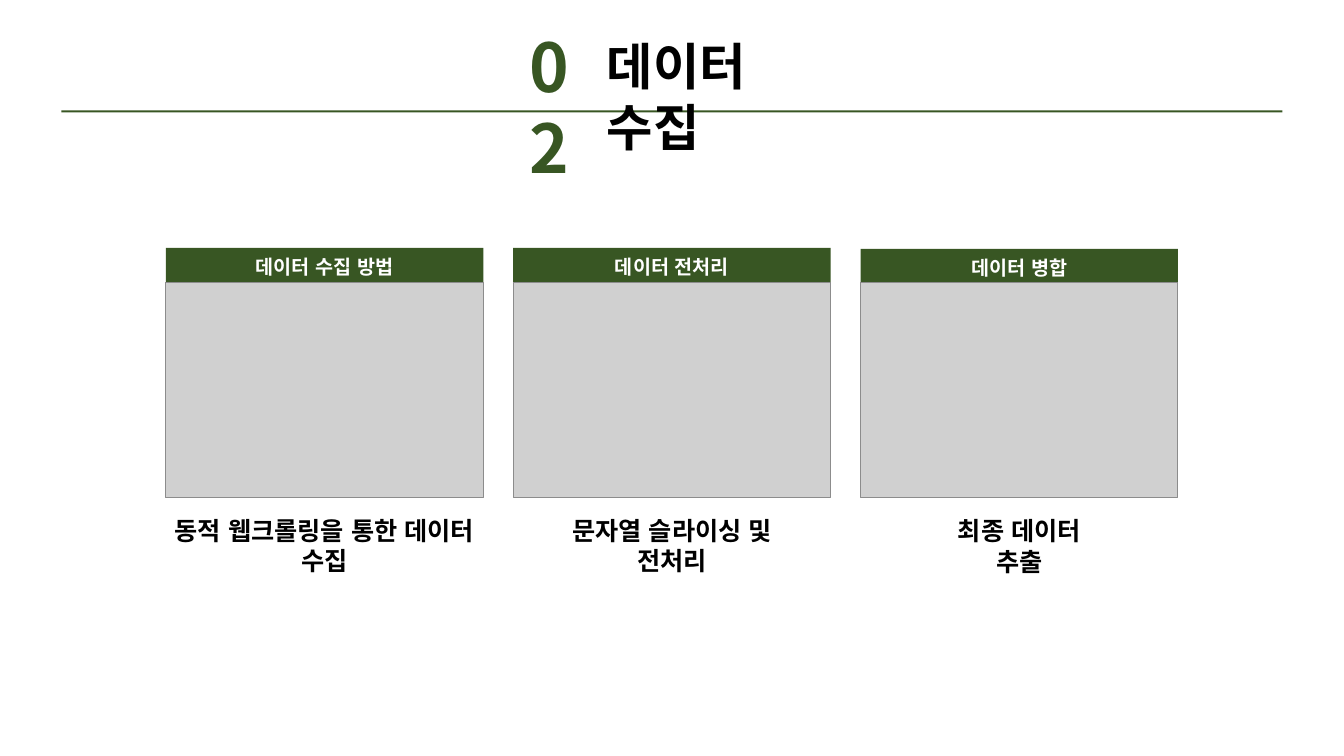
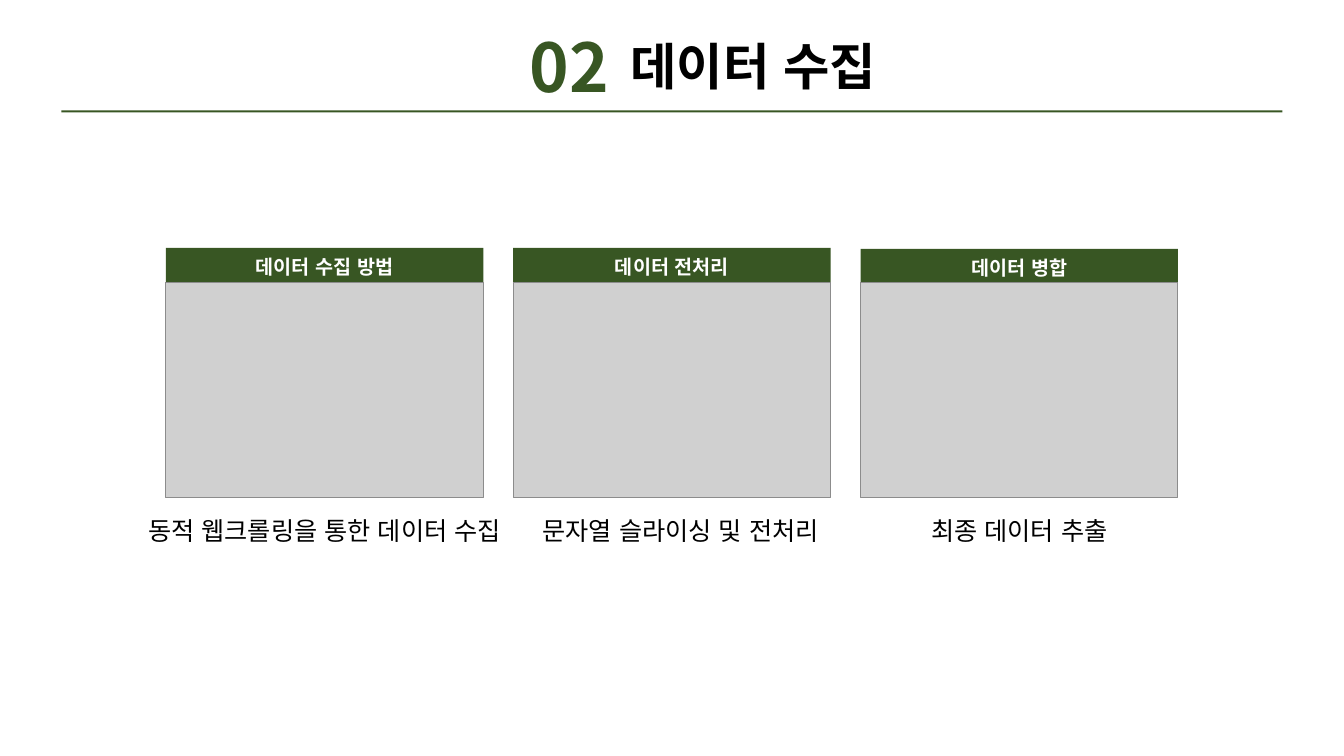
Before and after one commit to Gray116/BigData_Academy_1, a slide deck: slide 9 of 00_Projects/김설웅_개인프로젝트.pptx. Drawn at 1344x756 pixels with LibreOffice and Linux fonts; fonts in the diff are those of the drawing; grey boxes stand for pictures. Boxes give left, top, right and bottom in pixels: in the first picture for what was removed or moved away, otherwise in the second. Text is boxed around its words. In the diff, an @@ line names an element or a change of style, - is before the commit and + after.

```diff
--- a/00_Projects/김설웅_개인프로젝트.pptx
+++ b/00_Projects/김설웅_개인프로젝트.pptx
@@ text "02" rewrapped from bbox=[519, 21, 604, 113] to bbox=[529, 41, 608, 93] @@
@@ text "데이터 수집" rewrapped from bbox=[607, 42, 746, 151] to bbox=[630, 42, 877, 90] @@
@@ text "동적 웹크롤링을 통한 데이터 수집": place and size @@
-text "동적 웹크롤링을 통한 데이터 수집" at bbox=[175, 519, 475, 573]
+text "동적 웹크롤링을 통한 데이터 수집" at bbox=[148, 519, 500, 542]
@@ bold off in 3 elements at bbox=[931, 519, 1107, 542], bbox=[148, 519, 500, 542], bbox=[543, 519, 819, 542] @@
@@ text "문자열 슬라이싱 및 전처리": place and size @@
-text "문자열 슬라이싱 및 전처리" at bbox=[572, 519, 772, 573]
+text "문자열 슬라이싱 및 전처리" at bbox=[543, 519, 819, 542]
@@ text "최종 데이터 추출": place and size @@
-text "최종 데이터 추출" at bbox=[958, 519, 1081, 574]
+text "최종 데이터 추출" at bbox=[931, 519, 1107, 542]
```
Also in this commit, not shown: 21 other slides changed, 1 slide removed, 40 other files.
